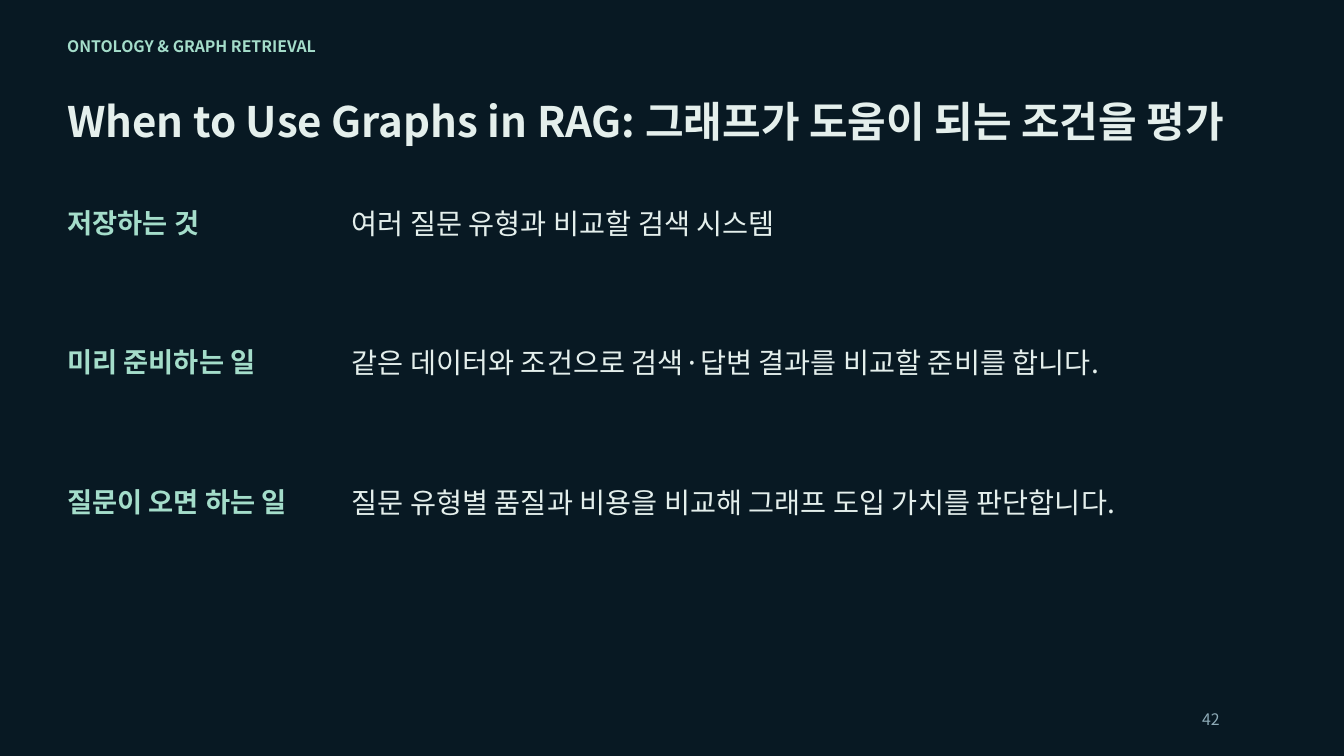
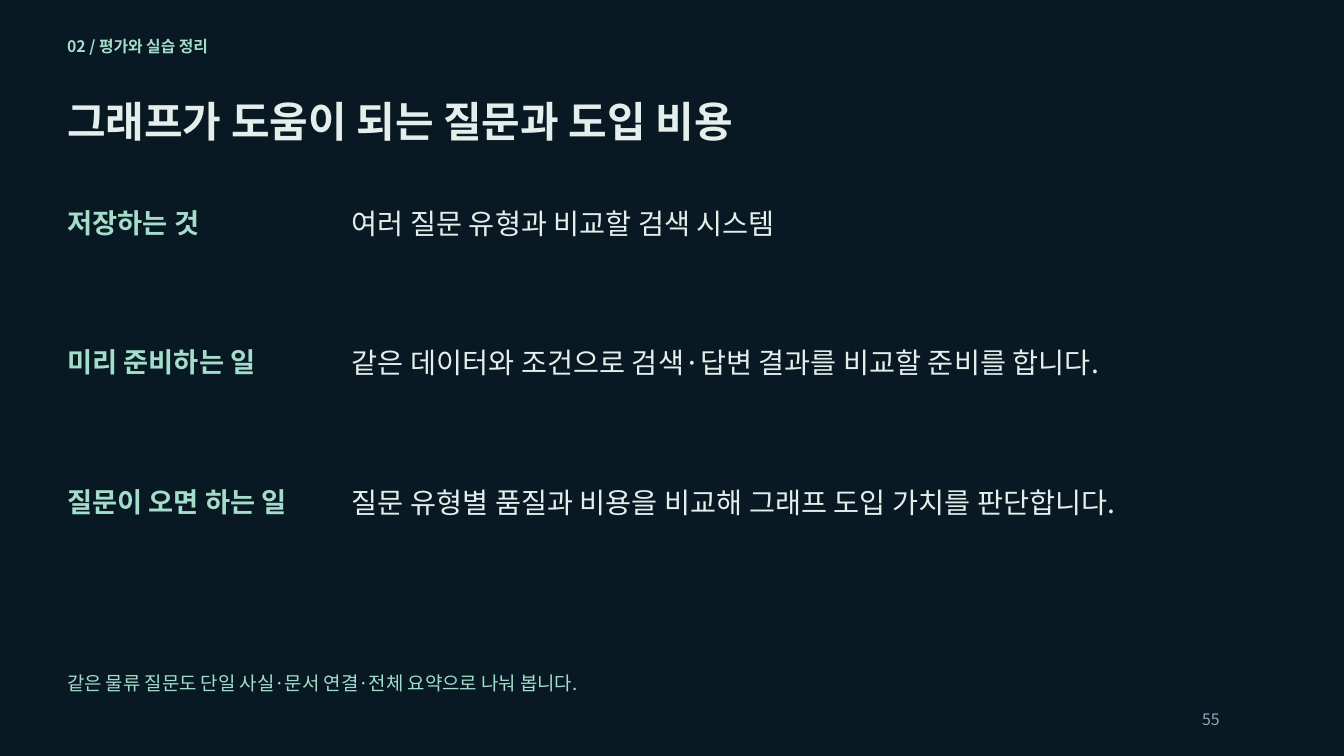
Before and after one commit to euiyulsong/graphrag-atlas, a slide deck: slide 55 of slides/GraphRAG_Atlas_Tech_Seminar.pptx (slide 42 before the commit). Drawn at 1344x756 pixels with LibreOffice and Linux fonts; fonts in the diff are those of the drawing. Boxes give left, top, right and bottom in pixels: in the first picture for what was removed or moved away, otherwise in the second. Text is boxed around its words. In the diff, an @@ line names an element or a change of style, - is before the commit and + after.

```diff
--- a/slides/GraphRAG_Atlas_Tech_Seminar.pptx
+++ b/slides/GraphRAG_Atlas_Tech_Seminar.pptx
@@ text at (67, 38, 208, 54): text changed @@
-ONTOLOGY & GRAPH RETRIEVAL
+02 / 평가와 실습 정리
@@ text at (67, 101, 732, 141): text changed @@
-When to Use Graphs in RAG: 그래프가 도움이 되는 조건을 평가
+그래프가 도움이 되는 질문과 도입 비용
@@ text added at (67, 674, 577, 692), 13.5 pt, text #A4DDCA @@
+같은 물류 질문도 단일 사실·문서 연결·전체 요약으로 나눠 봅니다.
@@ text at (1202, 713, 1220, 725): text changed @@
-42
+55
```
Also in this commit, not shown: 58 other slides changed, 6 other files.
